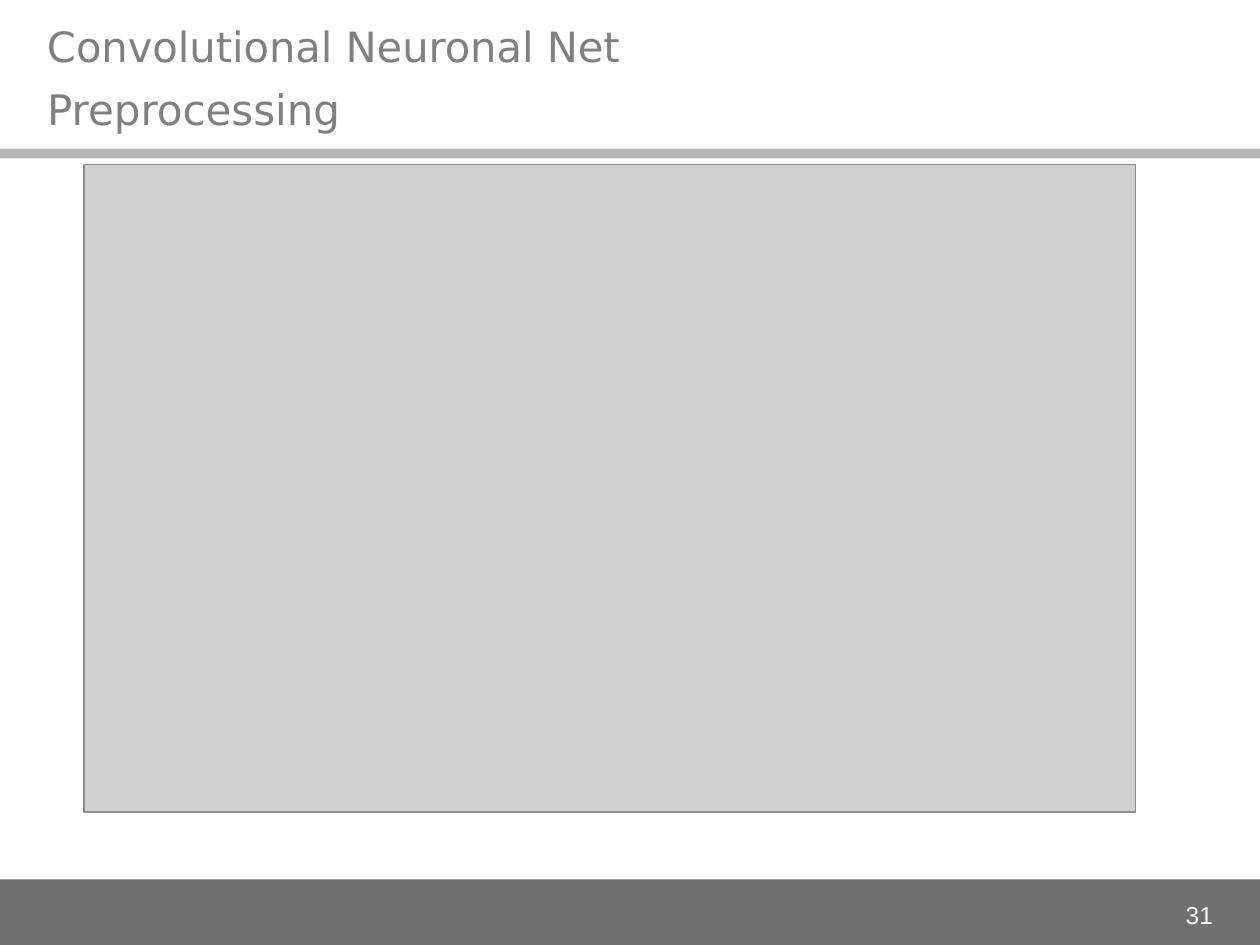
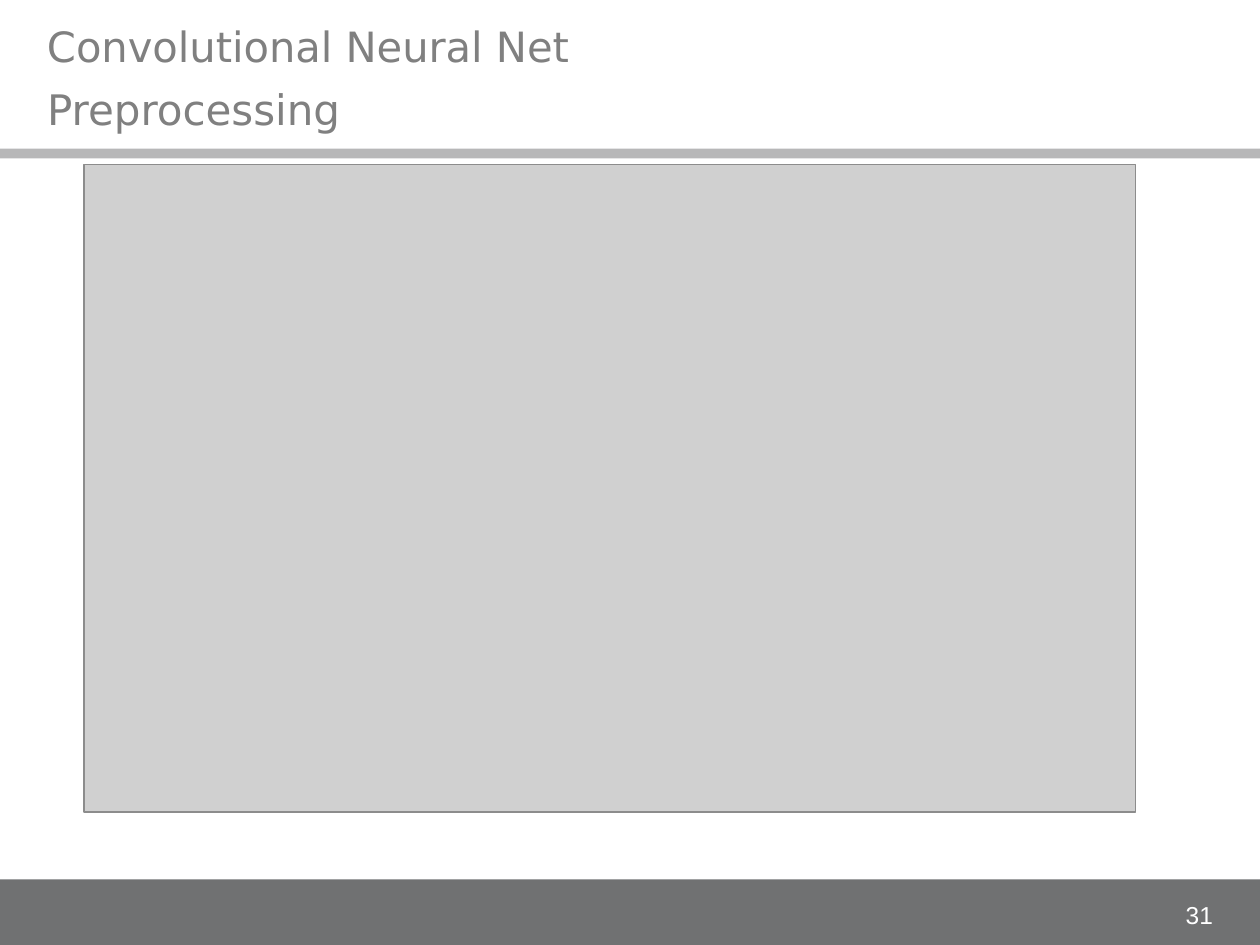
Before and after one commit to alex-ta/Fontinator, a slide deck: slide 31 of Documents/IDA_project_presentation.ppt. Drawn at 1260x945 pixels with LibreOffice and Linux fonts; fonts in the diff are those of the drawing; grey boxes stand for pictures; background and template pictures are left out. Boxes give left, top, right and bottom in pixels: in the first picture for what was removed or moved away, otherwise in the second. Text is boxed around its words. In the diff, an @@ line names an element or a change of style, - is before the commit and + after.

Commit message:
refixed neural network spelling

```diff
--- a/Documents/IDA_project_presentation.ppt
+++ b/Documents/IDA_project_presentation.ppt
@@ text at (47,30,569,63): text changed @@
-Convolutional Neuronal Net
+Convolutional Neural Net
```
Also in this commit, not shown: 8 other slides changed.
